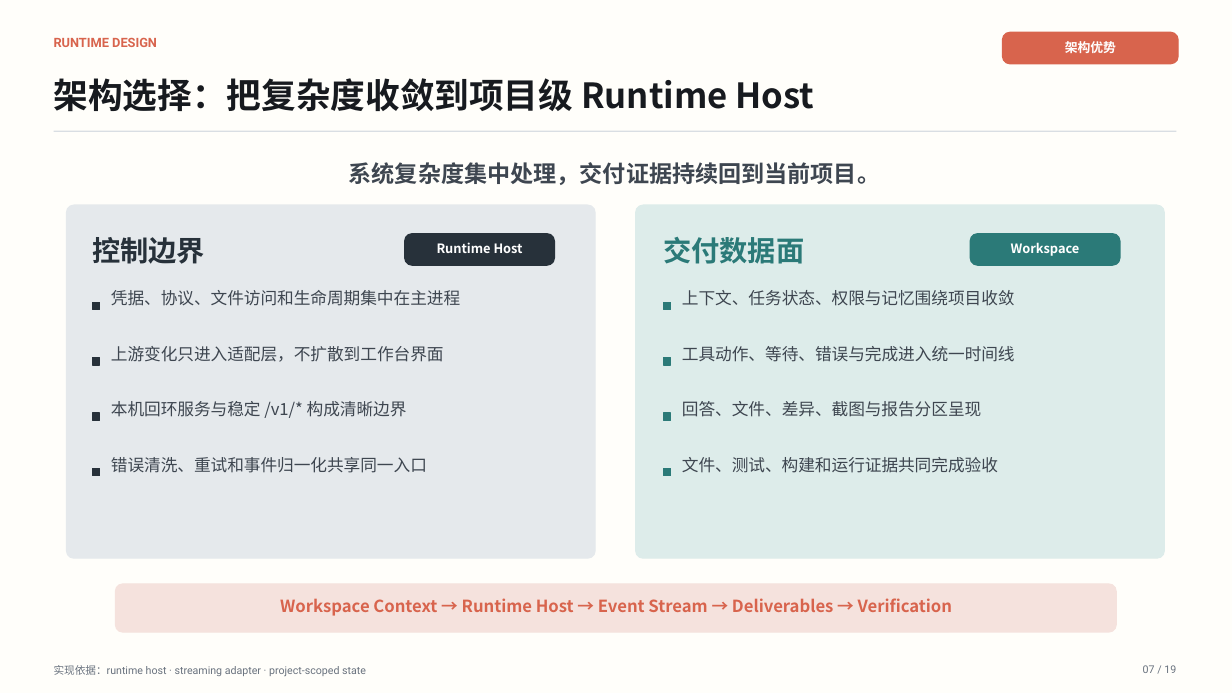
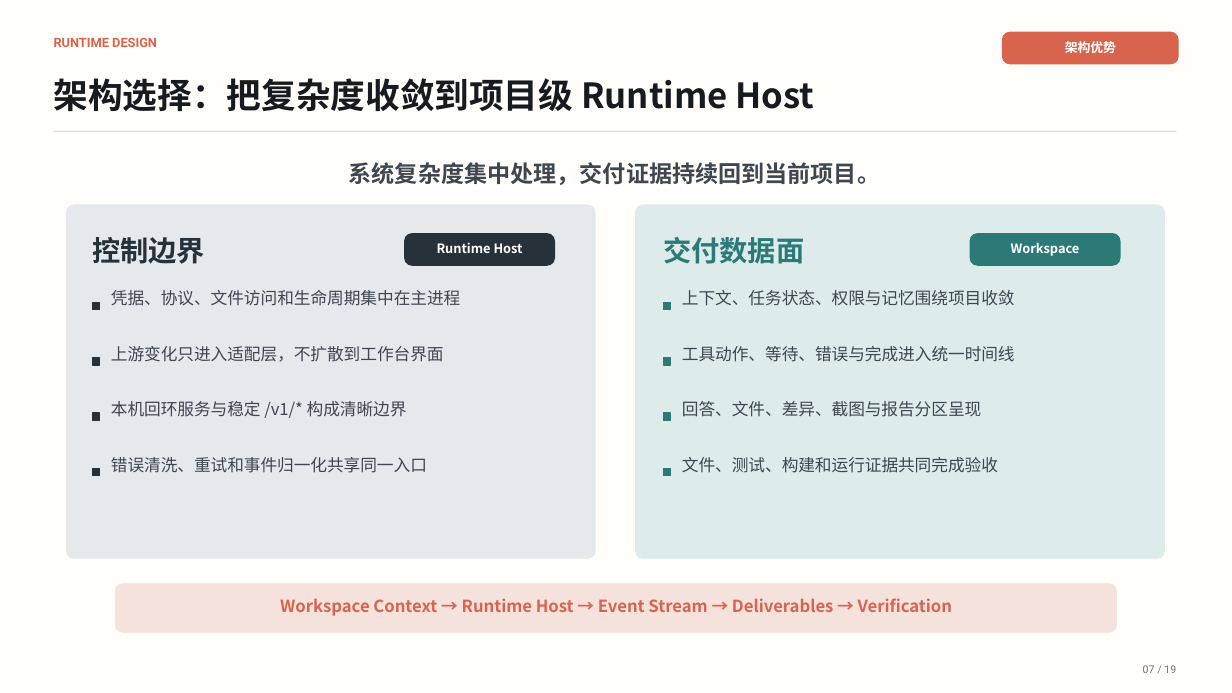
Before and after one commit to 2830500285/BAI-Work, a slide deck: slide 7 of docs/presentation/BAI-Work-Defense-Deck.pptx. Drawn at 1232x693 pixels with LibreOffice and Linux fonts; fonts in the diff are those of the drawing. Boxes give left, top, right and bottom in pixels: in the first picture for what was removed or moved away, otherwise in the second. Text is boxed around its words. In the diff, an @@ line names an element or a change of style, - is before the commit and + after.

```diff
--- a/docs/presentation/BAI-Work-Defense-Deck.pptx
+++ b/docs/presentation/BAI-Work-Defense-Deck.pptx
@@ text removed at bbox=[54, 665, 366, 676] @@
-实现依据：runtime host · streaming adapter · project-scoped state
```
Also in this commit, not shown: 16 other slides changed, 1 other file.
